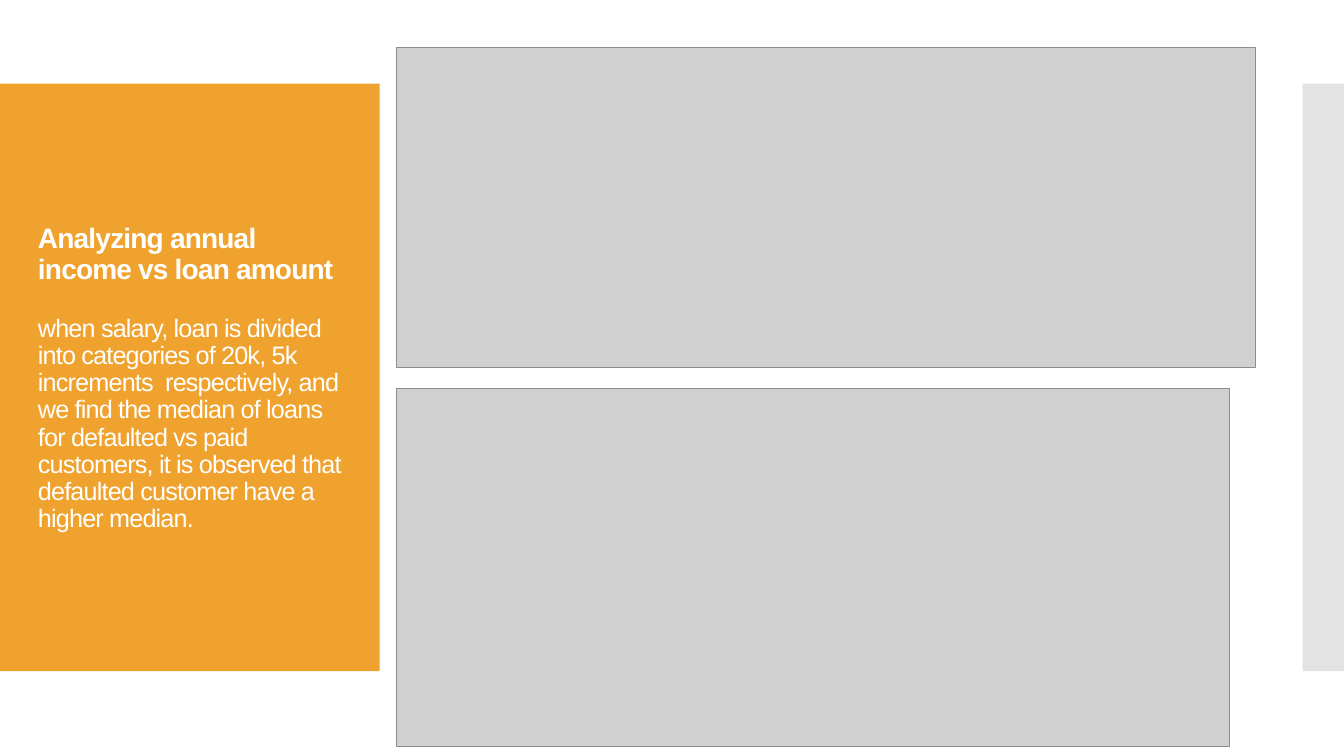
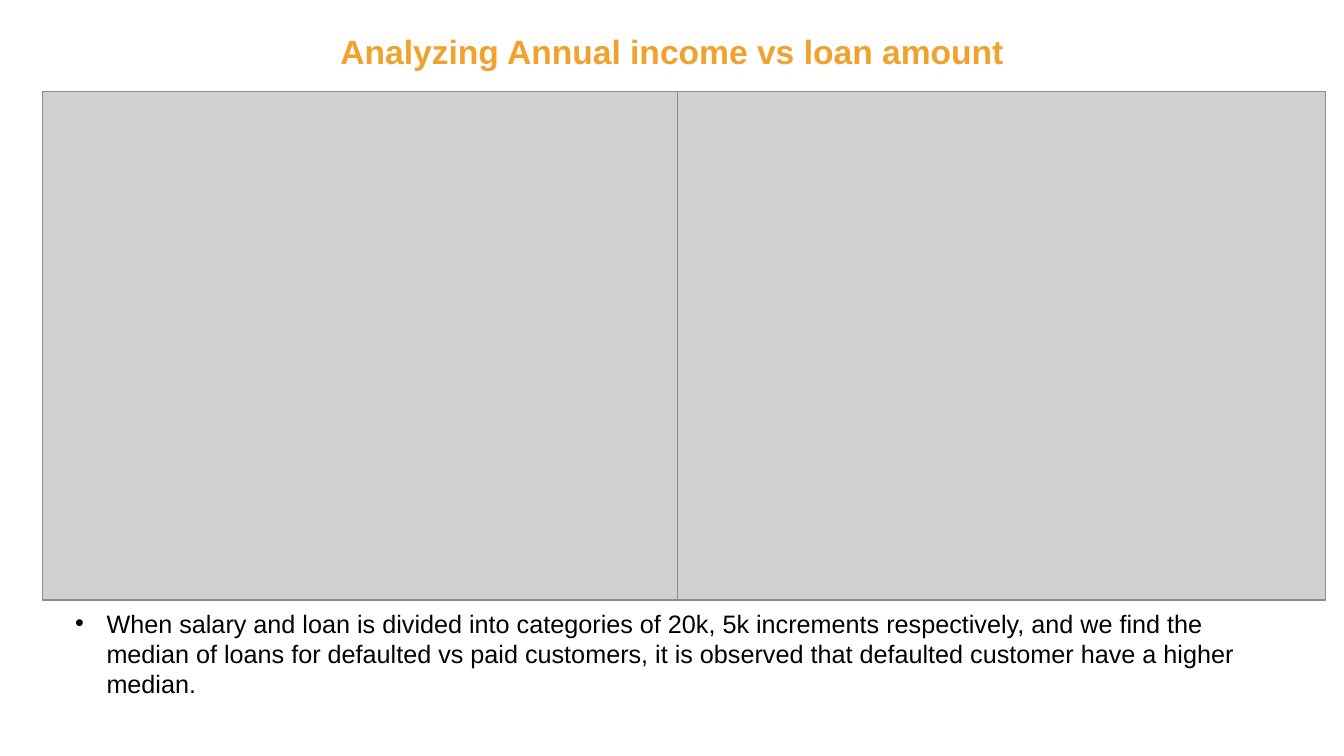
Before and after one commit to Rawoof821/LendingclubCaseStudy, a slide deck: slide 15 of Neha_Rawoof_LendingCaseStudy.pptx (slide 18 before the commit). Drawn at 1344x756 pixels with LibreOffice and Linux fonts; fonts in the diff are those of the drawing; grey boxes stand for pictures. Boxes give left, top, right and bottom in pixels: in the first picture for what was removed or moved away, otherwise in the second. Text is boxed around its words. In the diff, an @@ line names an element or a change of style, - is before the commit and + after.

```diff
--- a/Neha_Rawoof_LendingCaseStudy.pptx
+++ b/Neha_Rawoof_LendingCaseStudy.pptx
@@ text added at <box>340,39,1003,71</box>, 24 pt, text #F0A22E, bold @@
+Analyzing Annual income vs loan amount
@@ rectangle removed at <box>0,84,380,671</box> @@
@@ rectangle removed at <box>1303,84,1344,671</box> @@
@@ picture: place and size @@
-picture at <box>396,389,1230,748</box>
+picture at <box>43,92,678,600</box>
@@ picture: place and size @@
-picture at <box>396,47,1255,368</box>
+picture at <box>678,92,1327,600</box>
@@ text "When salary and loan is ..." at <box>107,614,1233,694</box>: vertical alignment middle to top @@
@@ text at <box>107,614,1233,694</box>: text changed; text colour #FFFFFF to #000000 @@
-Analyzing annual income vs loan amount
-when salary, loan is divided into categories of 20k, 5k increments respectively, and we find the median of loans for defaulted vs paid customers, it is observed that defaulted customer have a higher median.
+• When salary and loan is divided into categories of 20k, 5k increments respectively, and we find the median of loans for defaulted vs paid customers, it is observed that defaulted customer have a higher median.
```
Also in this commit, not shown: 17 other slides changed, 1 slide added, 9 slides removed.
